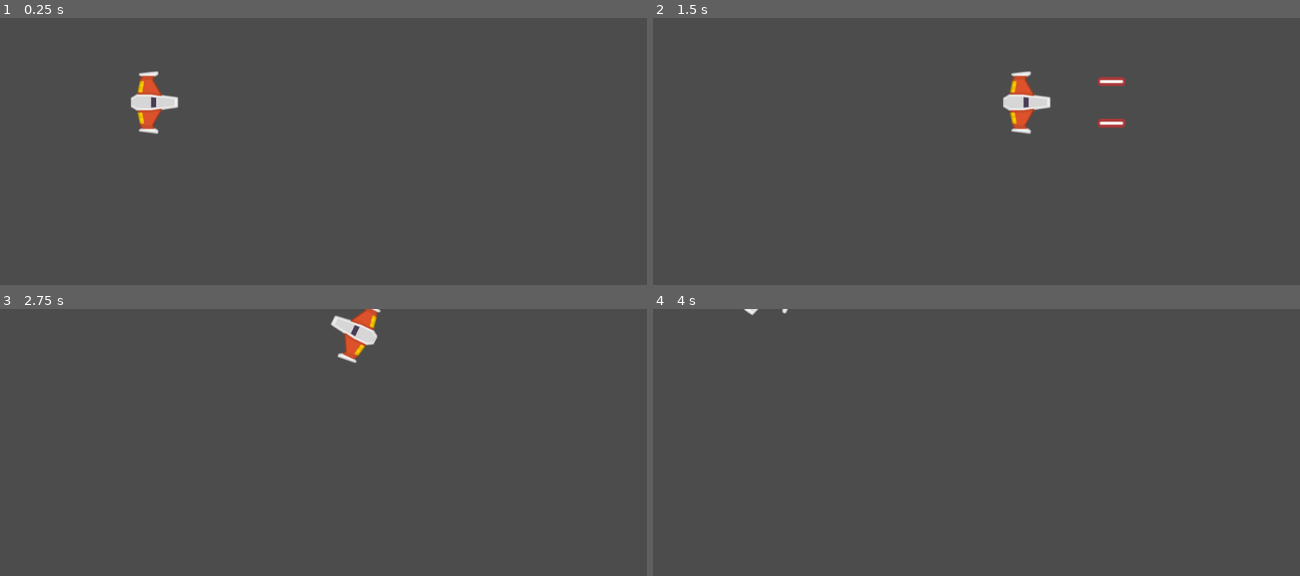
Above: before the commit, frames 1-4 (two rows, left to right).
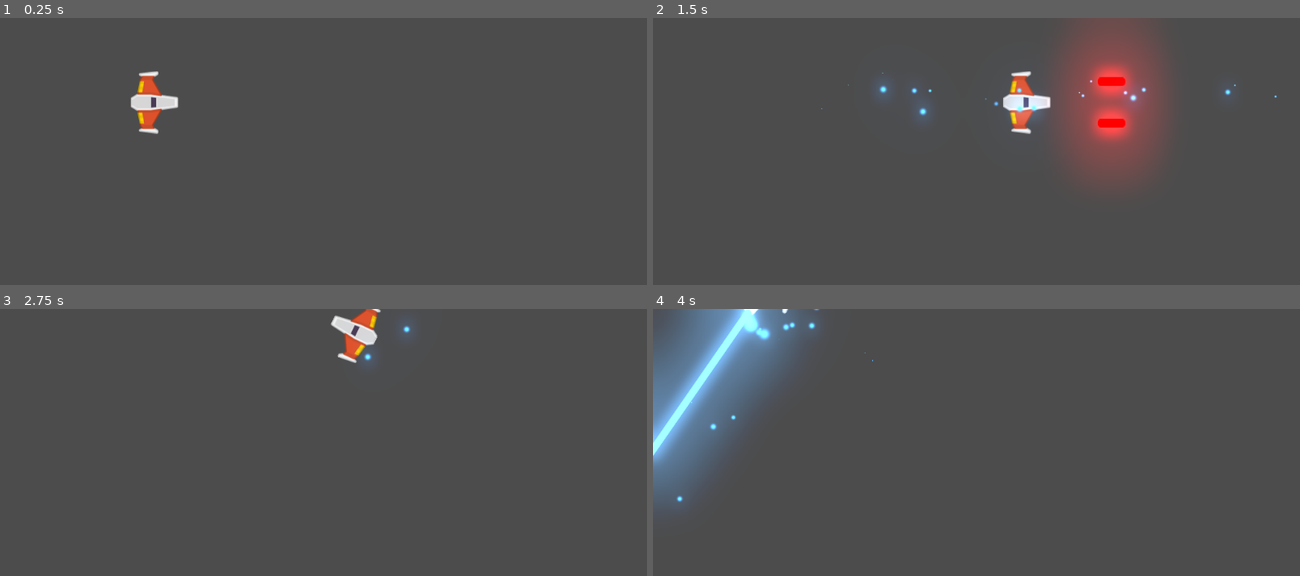
Above: after the commit, the same moments.

Repository: AgustinCampanella/PixelLab-Etapa3
Game: Godot game, scene res://Juego/Niveles/NivelTest.tscn
Two runs of this game, one before a commit and one after it. Both use one fixed random seed, a clock stepped at 60 frames per second and the inputs below.
Inputs:
- Up to frame 1 (0.25 s): no input
- Up to frame 2 (1.5 s): tap Enter at 0.5 s; hold W (mover_adelante) 0.53-1.28 s; hold L (disparo_secundario, bound only after the commit) 0.53-1.28 s; hold S (mover_atras) from 1.28 s (still down); tap K (disparo_principal) at 1.35 s
- Up to frame 3 (2.75 s): tap L (disparo_secundario, bound only after the commit) at 1.55, 2.3 s; release S (mover_atras) at 2.03 s; hold W (mover_adelante) from 2.03 s (still down); hold A (rotar_antihorario) from 2.03 s (still down)
- Up to frame 4 (4 s): release A (rotar_antihorario) at 2.78 s; tap D (rotar_horario) at 2.85 s; tap L (disparo_secundario, bound only after the commit) at 3.05 s; release W (mover_adelante) at 3.53 s; hold S (mover_atras) from 3.53 s (still down); hold L (disparo_secundario, bound only after the commit) from 3.53 s (still down)

The runs differ from the first frame. In frame 2, 9.4% of the frame differs, in the area x 26-97%, y 0-62%; in frame 3, 0.1%; in frame 4, 12%, in the area x 0-34%, y 0-75%.

Commit message:
Se agrega laser y efectos de glow

Diff:
--- a/Juego/Naves/Player/Player.gd
+++ b/Juego/Naves/Player/Player.gd
@@ -9,7 +9,8 @@
 var dir_rotacion:int = 0
 
 ## Atributos onready
-onready var canion:Node2D = $Canion
+onready var canion:Canion = $Canion
+onready var laser:RayoLaser = $LaserBeam2D
 
 ## Metodos
 func _integrate_forces(state: Physics2DDirectBodyState) -> void:
@@ -39,3 +40,10 @@
 		canion.set_esta_disparando(true)
 	elif Input.is_action_just_released("disparo_principal"):
 		canion.set_esta_disparando(false)
+
+func _unhandled_input(event: InputEvent) -> void:
+	# Disparo Rayo
+	if event.is_action_pressed("disparo_secundario"):
+		laser.set_is_casting(true)
+	elif event.is_action_released("disparo_secundario"):
+		laser.set_is_casting(false)
--- a/Juego/Naves/Player/Player.tscn
+++ b/Juego/Naves/Player/Player.tscn
@@ -1,9 +1,10 @@
-[gd_scene load_steps=6 format=2]
+[gd_scene load_steps=7 format=2]
 
 [ext_resource path="res://Juego/Naves/Player/player_orange.png" type="Texture" id=1]
 [ext_resource path="res://Juego/Naves/Player/Player.gd" type="Script" id=2]
 [ext_resource path="res://Juego/Naves/Player/MaterialFisico.tres" type="PhysicsMaterial" id=3]
 [ext_resource path="res://Juego/Proyectiles/Canion.tscn" type="PackedScene" id=4]
+[ext_resource path="res://Juego/Proyectiles/Laser/LaserBeam2D.tscn" type="PackedScene" id=5]
 
 [sub_resource type="CircleShape2D" id=1]
 radius = 36.0867
@@ -30,4 +31,7 @@
 [node name="PuntoDerecho" parent="Canion" index="1"]
 position = Vector2( 0, 33 )
 
+[node name="LaserBeam2D" parent="." instance=ExtResource( 5 )]
+position = Vector2( 38.2068, 0 )
+
 [editable path="Canion"]
--- a/Juego/Niveles/NivelTest.tscn
+++ b/Juego/Niveles/NivelTest.tscn
@@ -1,7 +1,8 @@
-[gd_scene load_steps=3 format=2]
+[gd_scene load_steps=4 format=2]
 
 [ext_resource path="res://Juego/Naves/Player/Player.tscn" type="PackedScene" id=1]
 [ext_resource path="res://Juego/Niveles/Nivel.gd" type="Script" id=2]
+[ext_resource path="res://default_env.tres" type="Environment" id=3]
 
 [node name="NivelTest" type="Node2D"]
 script = ExtResource( 2 )
@@ -10,3 +11,6 @@
 position = Vector2( 244.516, 134.131 )
 gravity_scale = 0.0
 can_sleep = false
+
+[node name="WorldEnvironment" type="WorldEnvironment" parent="."]
+environment = ExtResource( 3 )
--- a/Juego/Proyectiles/Canion.gd
+++ b/Juego/Proyectiles/Canion.gd
@@ -1,4 +1,6 @@
+class_name Canion
 extends Node2D
+
 
 ## Atributos export
 export var proyectil:PackedScene = null
@@ -38,7 +40,7 @@
 	disparo_sfx.play()
 	timer_enfriamiento.start()
 	for punto_disparo in puntos_disparos:
-		var new_proyectil:Area2D = proyectil.instance()
+		var new_proyectil:Proyectil = proyectil.instance()
 		new_proyectil.crear(
 			punto_disparo.global_position,
 			get_owner().rotation,
--- /dev/null
+++ b/Juego/Proyectiles/Laser/LaserBeam2D.gd
@@ -0,0 +1,89 @@
+# Casts a laser along a raycast, emitting particles on the impact point.
+# Use `is_casting` to make the laser fire and stop.
+# You can attach it to a weapon or a ship; the laser will rotate with its parent.
+class_name RayoLaser
+extends RayCast2D
+
+# Speed at which the laser extends when first fired, in pixels per seconds.
+export var cast_speed := 7000.0
+# Maximum length of the laser in pixels.
+export var max_length := 1400.0
+# Base duration of the tween animation in seconds.
+export var growth_time := 0.1
+
+# If `true`, the laser is firing.
+# It plays appearing and disappearing animations when it's not animating.
+# See `appear()` and `disappear()` for more information.
+var is_casting := false setget set_is_casting
+
+onready var fill := $FillLine2D
+onready var tween := $Tween
+onready var casting_particles := $CastingParticles2D
+onready var collision_particles := $CollisionParticles2D
+onready var beam_particles := $BeamParticles2D
+onready var laser_sfx: AudioStreamPlayer2D = $AudioStreamPlayer2D
+
+onready var line_width: float = fill.width
+
+
+func _ready() -> void:
+	set_physics_process(false)
+	fill.points[1] = Vector2.ZERO
+
+
+func _physics_process(delta: float) -> void:
+	cast_to = (cast_to + Vector2.RIGHT * cast_speed * delta).clamped(max_length)
+	cast_beam()
+
+
+func set_is_casting(cast: bool) -> void:
+	is_casting = cast
+
+	if is_casting:
+		laser_sfx.play()
+		cast_to = Vector2.ZERO
+		fill.points[1] = cast_to
+		appear()
+	else:
+		# Reset the laser endpoint
+		laser_sfx.stop()
+		fill.points[1] = Vector2.ZERO
+
+		collision_particles.emitting = false
+		disappear()
+
+	set_physics_process(is_casting)
+	beam_particles.emitting = is_casting
+	casting_particles.emitting = is_casting
+
+
+# Controls the emission of particles and extends the Line2D to `cast_to` or the ray's
+# collision point, whichever is closest.
+func cast_beam() -> void:
+	var cast_point := cast_to
+
+	force_raycast_update()
+	collision_particles.emitting = is_colliding()
+
+	if is_colliding():
+		cast_point = to_local(get_collision_point())
+		collision_particles.global_rotation = get_collision_normal().angle()
+		collision_particles.position = cast_point
+
+	fill.points[1] = cast_point
+	beam_particles.position = cast_point * 0.5
+	beam_particles.process_material.emission_box_extents.x = cast_point.length() * 0.5
+
+
+func appear() -> void:
+	if tween.is_active():
+		tween.stop_all()
+	tween.interpolate_property(fill, "width", 0, line_width, growth_time * 2)
+	tween.start()
+
+
+func disappear() -> void:
+	if tween.is_active():
+		tween.stop_all()
+	tween.interpolate_property(fill, "width", fill.width, 0, growth_time)
+	tween.start()
--- /dev/null
+++ b/Juego/Proyectiles/Laser/LaserBeam2D.tscn
@@ -0,0 +1,116 @@
+[gd_scene load_steps=13 format=2]
+
+[ext_resource path="res://Juego/Proyectiles/Laser/LaserBeam2D.gd" type="Script" id=1]
+[ext_resource path="res://Juego/Proyectiles/Laser/glowing_circle.png" type="Texture" id=2]
+[ext_resource path="res://Juego/Proyectiles/Laser/Disparo_secundario_player.ogg" type="AudioStream" id=3]
+
+[sub_resource type="Gradient" id=1]
+offsets = PoolRealArray( 0.582915, 1 )
+colors = PoolColorArray( 1, 1, 1, 1, 1, 1, 1, 0 )
+
+[sub_resource type="GradientTexture" id=2]
+gradient = SubResource( 1 )
+
+[sub_resource type="Curve" id=3]
+_data = [ Vector2( 0.518072, 1 ), 0.0, -3.53434, 0, 0, Vector2( 1, 0 ), 0.0, 0.0, 0, 0 ]
+
+[sub_resource type="CurveTexture" id=4]
+curve = SubResource( 3 )
+
+[sub_resource type="ParticlesMaterial" id=5]
+flag_disable_z = true
+gravity = Vector3( 0, 0, 0 )
+initial_velocity = 100.0
+orbit_velocity = 0.0
+orbit_velocity_random = 0.0
+scale = 0.5
+scale_curve = SubResource( 4 )
+color_ramp = SubResource( 2 )
+
+[sub_resource type="Curve" id=6]
+_data = [ Vector2( 0, 0 ), 0.0, 0.0, 0, 0, Vector2( 0.503614, 0.957505 ), 0.0, 0.0, 0, 0, Vector2( 1, 0 ), 0.0, 0.0, 0, 0 ]
+
+[sub_resource type="CurveTexture" id=7]
+curve = SubResource( 6 )
+
+[sub_resource type="ParticlesMaterial" id=8]
+emission_shape = 2
+emission_box_extents = Vector3( 60, 20, 1 )
+flag_align_y = true
+flag_disable_z = true
+direction = Vector3( -1, 0, 0 )
+spread = 0.0
+gravity = Vector3( 0, 0, 0 )
+initial_velocity = 30.0
+orbit_velocity = 0.0
+orbit_velocity_random = 0.0
+tangential_accel = 100.0
+tangential_accel_random = 1.0
+scale = 0.3
+scale_curve = SubResource( 7 )
+
+[sub_resource type="ParticlesMaterial" id=9]
+flag_disable_z = true
+spread = 50.0
+gravity = Vector3( 0, 0, 0 )
+initial_velocity = 300.0
+orbit_velocity = 0.0
+orbit_velocity_random = 0.0
+scale = 0.5
+scale_curve = SubResource( 4 )
+color_ramp = SubResource( 2 )
+
+[node name="LaserBeam2D" type="RayCast2D"]
+enabled = true
+cast_to = Vector2( 0, 0 )
+script = ExtResource( 1 )
+
+[node name="FillLine2D" type="Line2D" parent="."]
+modulate = Color( 1.5, 1.5, 1.5, 1 )
+points = PoolVector2Array( 0, 0, 100, 0 )
+default_color = Color( 0.301961, 0.65098, 1, 1 )
+texture_mode = 2
+joint_mode = 2
+begin_cap_mode = 2
+end_cap_mode = 2
+sharp_limit = 8.0
+antialiased = true
+
+[node name="CastingParticles2D" type="Particles2D" parent="."]
+modulate = Color( 1.5, 1.5, 1.5, 1 )
+show_behind_parent = true
+emitting = false
+lifetime = 0.3
+visibility_rect = Rect2( 0, -18.722, 29.6756, 38.4841 )
+local_coords = false
+process_material = SubResource( 5 )
+texture = ExtResource( 2 )
+
+[node name="BeamParticles2D" type="Particles2D" parent="."]
+modulate = Color( 1.5, 1.5, 1.5, 1 )
+emitting = false
+amount = 50
+preprocess = 1.0
+randomness = 1.0
+visibility_rect = Rect2( -2500, -2500, 5000, 5000 )
+local_coords = false
+draw_order = 1
+process_material = SubResource( 8 )
+texture = ExtResource( 2 )
+
+[node name="CollisionParticles2D" type="Particles2D" parent="."]
+modulate = Color( 1.5, 1.5, 1.5, 1 )
+show_behind_parent = true
+emitting = false
+amount = 16
+lifetime = 0.3
+visibility_rect = Rect2( -2500, -2500, 5000, 5000 )
+local_coords = false
+process_material = SubResource( 9 )
+texture = ExtResource( 2 )
+
+[node name="Tween" type="Tween" parent="."]
+
+[node name="AudioStreamPlayer2D" type="AudioStreamPlayer2D" parent="."]
+stream = ExtResource( 3 )
+bus = "SFX"
--- a/Juego/Proyectiles/Proyectil.gd
+++ b/Juego/Proyectiles/Proyectil.gd
@@ -1,3 +1,4 @@
+class_name Proyectil
 extends Area2D
 
 ## Atributos
--- a/Juego/Proyectiles/Proyectil.tscn
+++ b/Juego/Proyectiles/Proyectil.tscn
@@ -11,6 +11,7 @@
 script = ExtResource( 2 )
 
 [node name="Sprite" type="Sprite" parent="."]
+modulate = Color( 2, 0, 0, 1 )
 rotation = 1.5708
 scale = Vector2( 1.5, 1.2 )
 texture = ExtResource( 1 )
--- a/default_env.tres
+++ b/default_env.tres
@@ -3,5 +3,9 @@
 [sub_resource type="ProceduralSky" id=1]
 
 [resource]
-background_mode = 2
+background_mode = 4
 background_sky = SubResource( 1 )
+glow_enabled = true
+glow_intensity = 0.6
+glow_blend_mode = 0
+glow_bicubic_upscale = true
--- a/project.godot
+++ b/project.godot
@@ -8,9 +8,26 @@
 
 config_version=4
 
-_global_script_classes=[  ]
+_global_script_classes=[ {
+"base": "Node2D",
+"class": "Canion",
+"language": "GDScript",
+"path": "res://Juego/Proyectiles/Canion.gd"
+}, {
+"base": "Area2D",
+"class": "Proyectil",
+"language": "GDScript",
+"path": "res://Juego/Proyectiles/Proyectil.gd"
+}, {
+"base": "RayCast2D",
+"class": "RayoLaser",
+"language": "GDScript",
+"path": "res://Juego/Proyectiles/Laser/LaserBeam2D.gd"
+} ]
 _global_script_class_icons={
-
+"Canion": "",
+"Proyectil": "",
+"RayoLaser": ""
 }
 
 [application]
@@ -56,6 +73,13 @@
 disparo_principal={
 "deadzone": 0.5,
 "events": [ Object(InputEventKey,"resource_local_to_scene":false,"resource_name":"","device":0,"alt":false,"shift":false,"control":false,"meta":false,"command":false,"pressed":false,"scancode":75,"unicode":0,"echo":false,"script":null)
+, Object(InputEventMouseButton,"resource_local_to_scene":false,"resource_name":"","device":0,"alt":false,"shift":false,"control":false,"meta":false,"command":false,"button_mask":0,"position":Vector2( 0, 0 ),"global_position":Vector2( 0, 0 ),"factor":1.0,"button_index":1,"pressed":false,"doubleclick":false,"script":null)
+ ]
+}
+disparo_secundario={
+"deadzone": 0.5,
+"events": [ Object(InputEventKey,"resource_local_to_scene":false,"resource_name":"","device":0,"alt":false,"shift":false,"control":false,"meta":false,"command":false,"pressed":false,"scancode":76,"unicode":0,"echo":false,"script":null)
+, Object(InputEventMouseButton,"resource_local_to_scene":false,"resource_name":"","device":0,"alt":false,"shift":false,"control":false,"meta":false,"command":false,"button_mask":0,"position":Vector2( 0, 0 ),"global_position":Vector2( 0, 0 ),"factor":1.0,"button_index":2,"pressed":false,"doubleclick":false,"script":null)
  ]
 }
 
Not shown, added: Juego/Proyectiles/Laser/Disparo_secundario_player.ogg.import
Binary file added: Juego/Proyectiles/Laser/glowing_circle.png
Not shown, added: Juego/Proyectiles/Laser/glowing_circle.png.import
Not shown, added: Juego/Proyectiles/Laser/Disparo_secundario_player.ogg
